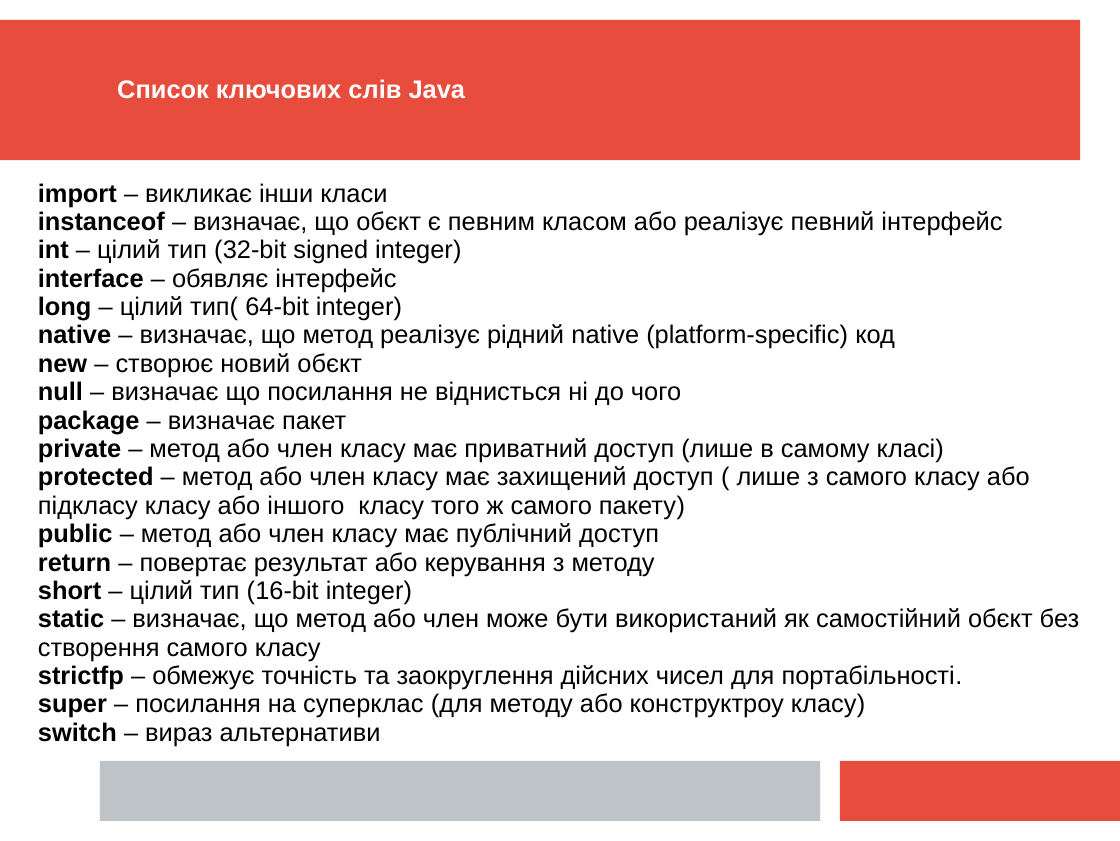
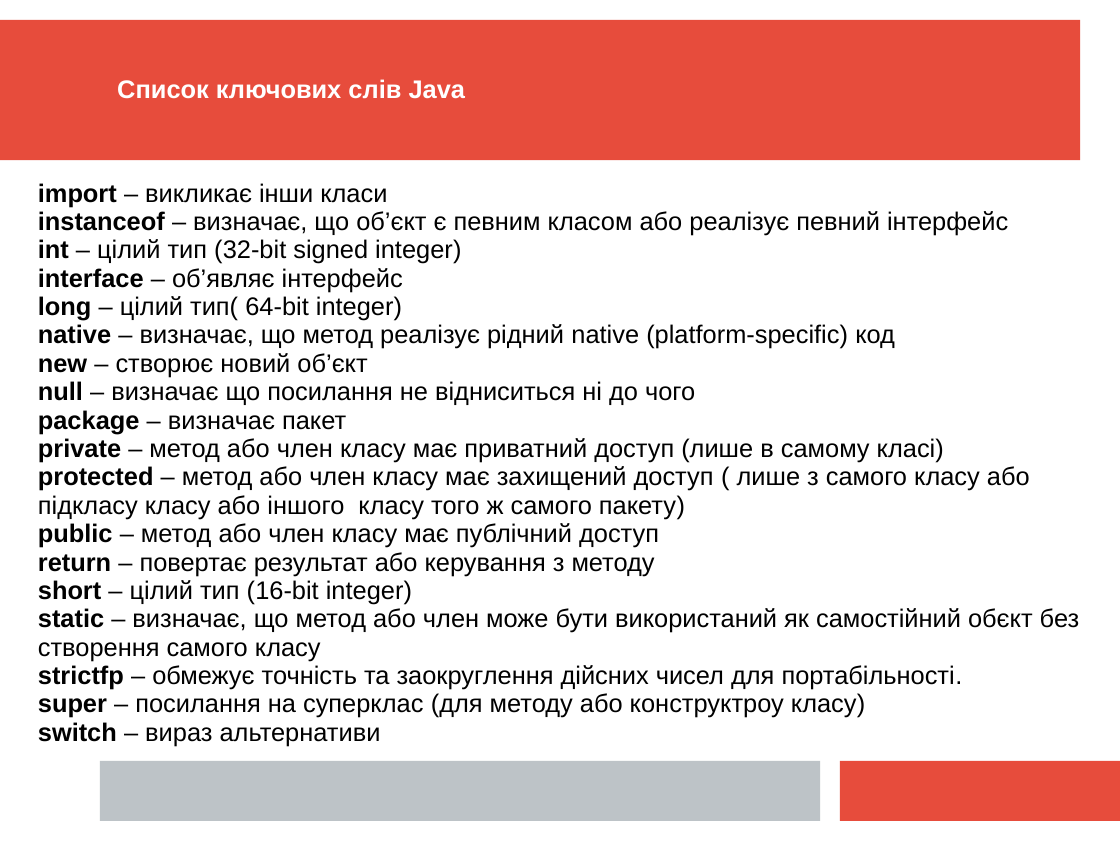
Before and after one commit to mecchmatProjects/JavaCourse, a slide deck: slide 37 of L01_Syntax/JavaTutorUkr1.ppt. Drawn at 1120x841 pixels with LibreOffice and Linux fonts; fonts in the diff are those of the drawing. Boxes give left, top, right and bottom in pixels: in the first picture for what was removed or moved away, otherwise in the second. Text is boxed around its words. In the diff, an @@ line names an element or a change of style, - is before the commit and + after.

```diff
--- a/L01_Syntax/JavaTutorUkr1.ppt
+++ b/L01_Syntax/JavaTutorUkr1.ppt
@@ text at (38, 211, 1008, 235): text changed @@
-instanceof – визначає, що обєкт є певним класом або реалізує певний інтерфейс
+instanceof – визначає, що об’єкт є певним класом або реалізує певний інтерфейс
@@ text at (38, 268, 403, 292): text changed @@
-interface – обявляє інтерфейс
+interface – об’являє інтерфейс
@@ text at (38, 353, 695, 405): text changed @@
-new – створює новий обєкт
-null – визначає що посилання не віднисться ні до чого
+new – створює новий об’єкт
+null – визначає що посилання не відниситься ні до чого
```
Also in this commit, not shown: 20 other slides changed.
